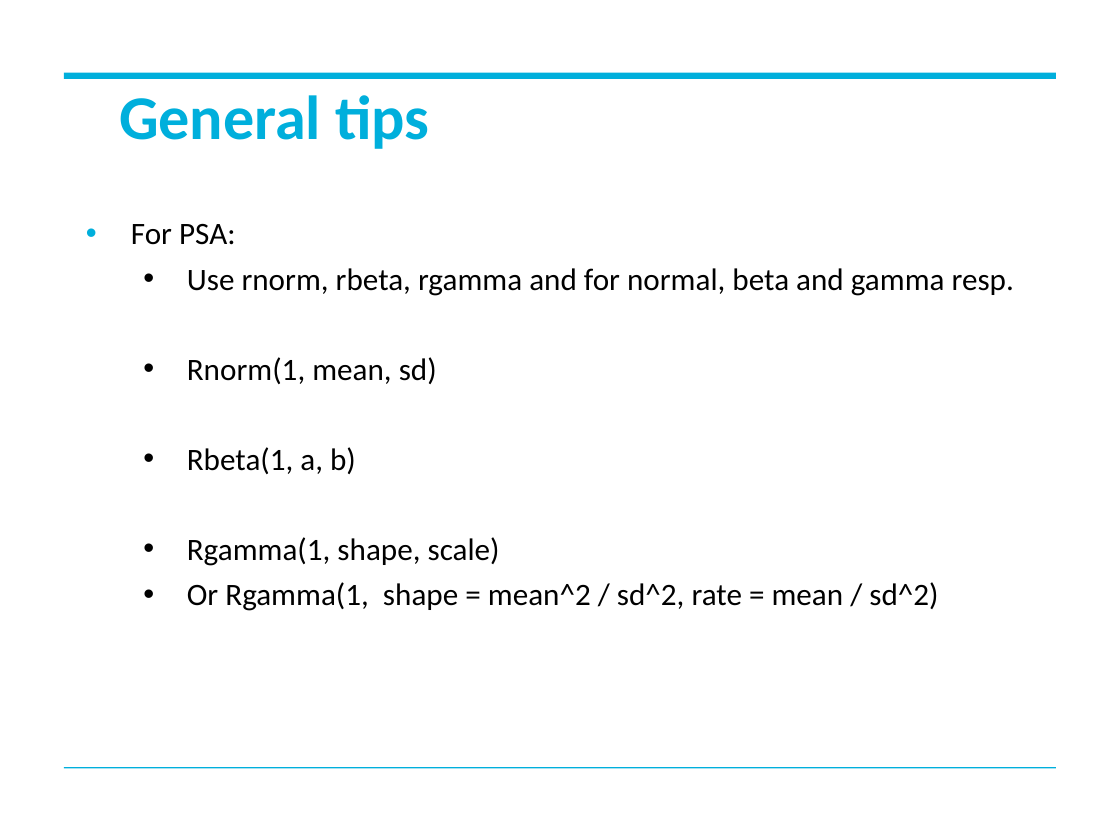
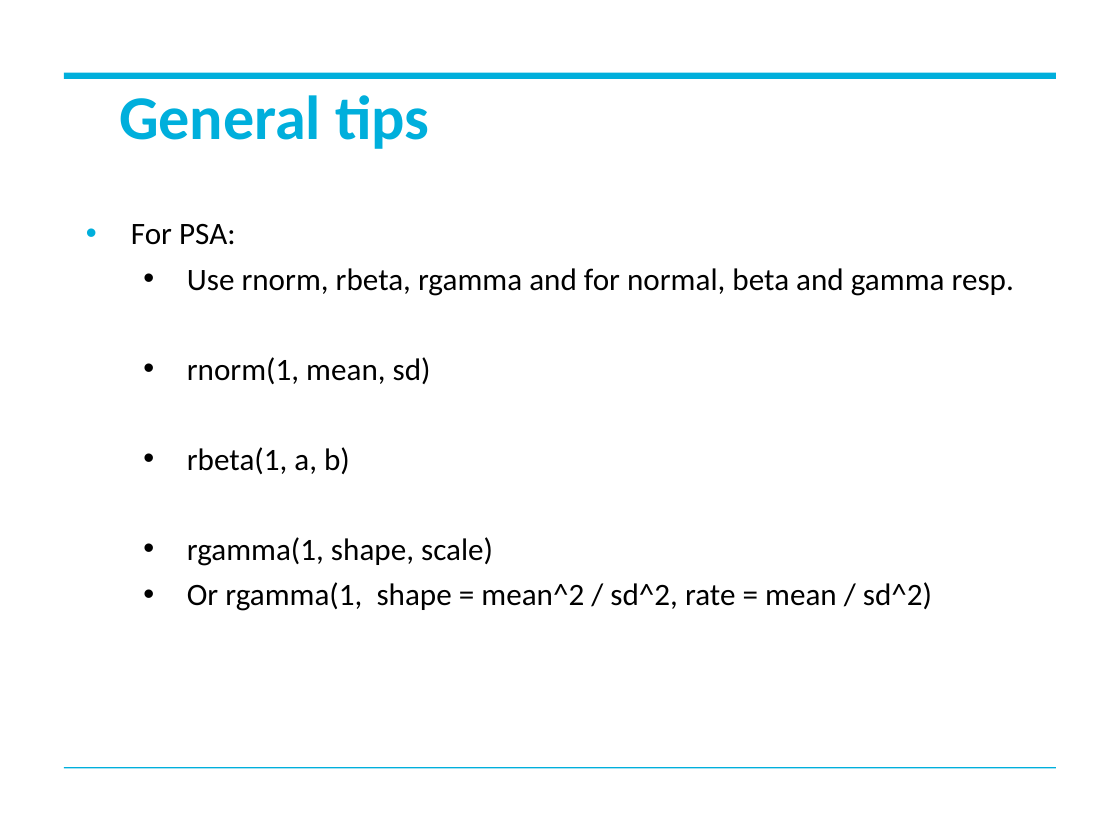
Before and after one commit to StanWijn/DMIG, a slide deck: slide 5 of R software in decision modelling - Part 2.pptx (slide 20 before the commit). Drawn at 1120x840 pixels with LibreOffice and Linux fonts; fonts in the diff are those of the drawing; background and template pictures are left out. Boxes give left, top, right and bottom in pixels: in the first picture for what was removed or moved away, otherwise in the second. Text is boxed around its words. In the diff, an @@ line names an element or a change of style, - is before the commit and + after.

Commit message:
Added PSA to presentation

```diff
--- a/R software in decision modelling - Part 2.pptx
+++ b/R software in decision modelling - Part 2.pptx
@@ text at <box>187,357,932,611</box>: text changed @@
-  • Rnorm(1, mean, sd)
-  • Rbeta(1, a, b)
-  • Rgamma(1, shape, scale)
-  • Or Rgamma(1, shape = mean^2 / sd^2, rate = mean / sd^2)
+  • rnorm(1, mean, sd)
+  • rbeta(1, a, b)
+  • rgamma(1, shape, scale)
+  • Or rgamma(1, shape = mean^2 / sd^2, rate = mean / sd^2)
```
Also in this commit, not shown: 6 other slides changed, 15 slides added, 26 slides removed, 4 other files.
